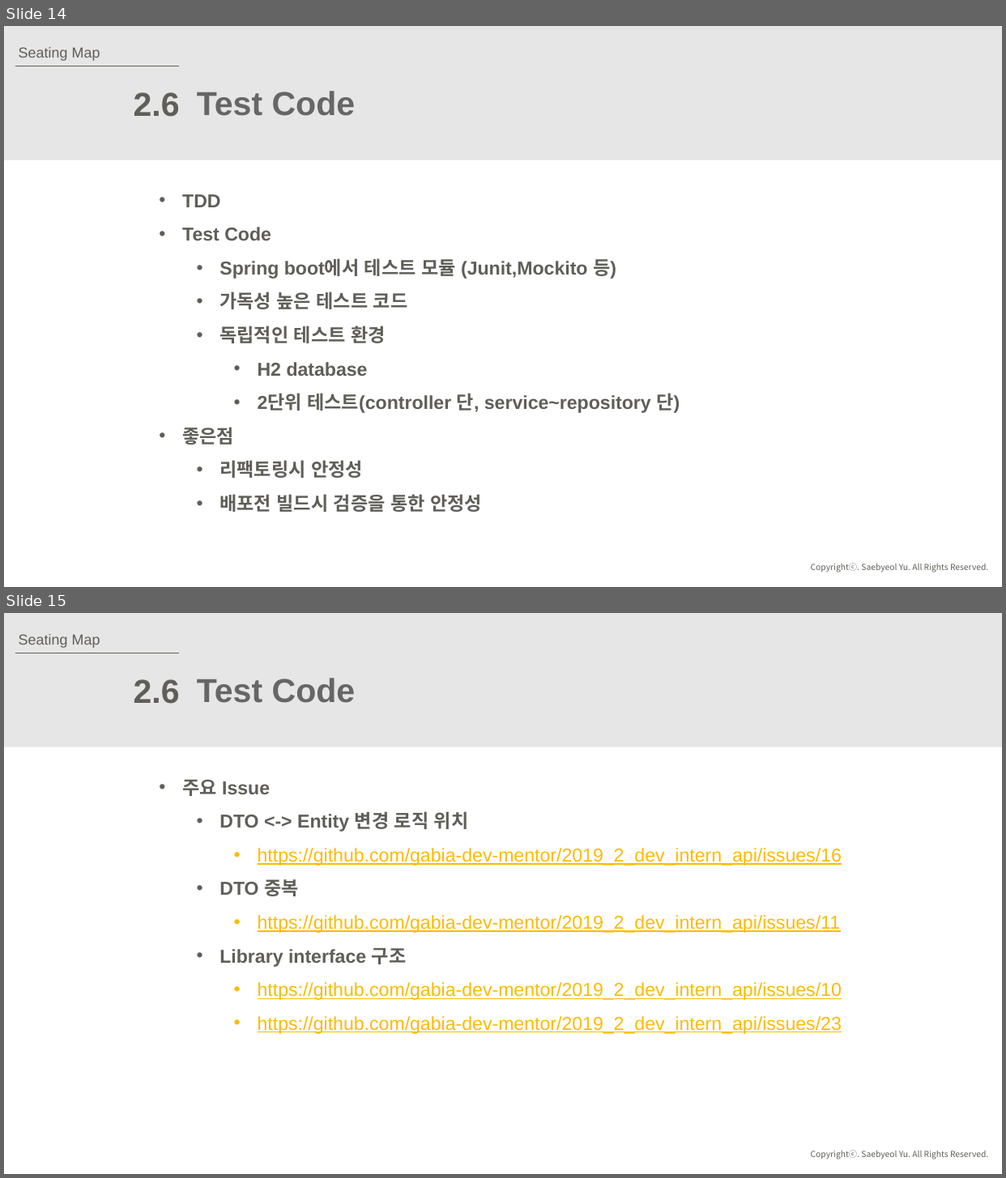
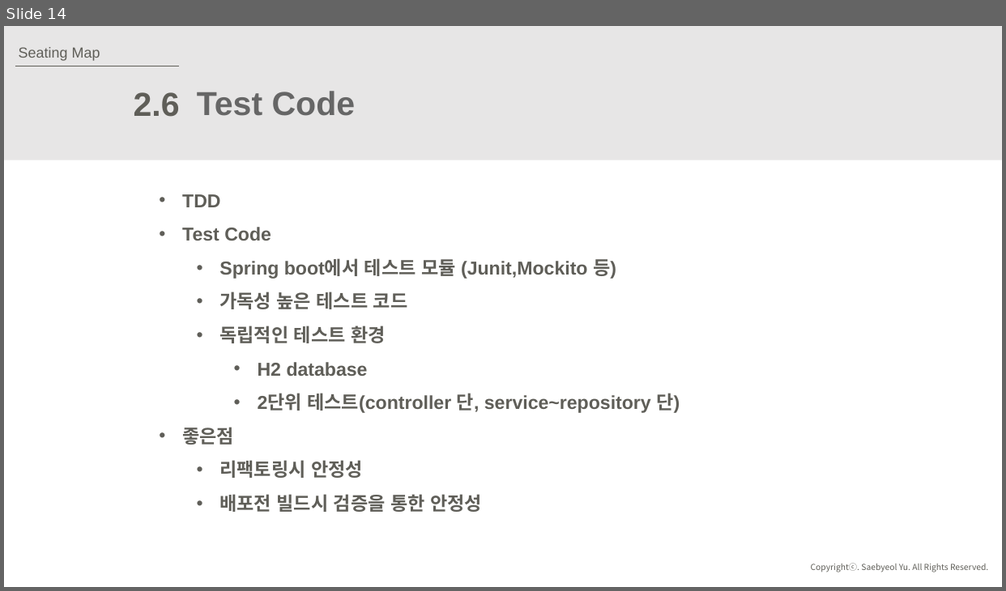
Before and after one commit to JuJinPark/interproject-process, a slide deck: 발표/internProject(20191015).pptx. Shown one above the other, each under a label of ours: slides 14 and 15 before the commit, slide 14 after it. The pictures are 1006x1178 and 1006x591 pixels, drawn with LibreOffice and Linux fonts; fonts in the diff are those of the drawing. Boxes give left, top, right and bottom in pixels: in the first picture for what was removed or moved away, otherwise in the second. Text is boxed around its words. In the diff, an @@ line names an element or a change of style, - is before the commit and + after.

```diff
--- a/발표/internProject(20191015).pptx
+++ b/발표/internProject(20191015).pptx
@@ slide 15 removed at <box>4,613,1002,1174</box>, background #FFFFFF; not listed: 1 template element that a slide beside it also shows @@
@@ rectangle removed at <box>4,613,1002,747</box> @@
@@ text removed at <box>19,634,100,648</box> @@
-Seating Map
@@ line removed from (15, 653) to (178, 653) @@
@@ text removed at <box>134,679,180,704</box> @@
-2.6
@@ text removed at <box>197,678,356,703</box> @@
-Test Code
@@ text removed at <box>182,779,842,1034</box> @@
-• 주요 Issue
-  • DTO <-> Entity 변경 로직 위치
-    • https://github.com/gabia-dev-mentor/2019_2_dev_intern_api/issues/16
-  • DTO 중복
-    • https://github.com/gabia-dev-mentor/2019_2_dev_intern_api/issues/11
-  • Library interface 구조
-    • https://github.com/gabia-dev-mentor/2019_2_dev_intern_api/issues/10
-    • https://github.com/gabia-dev-mentor/2019_2_dev_intern_api/issues/23
```
Also in this commit, not shown: 3 slides changed, 1 other file.
